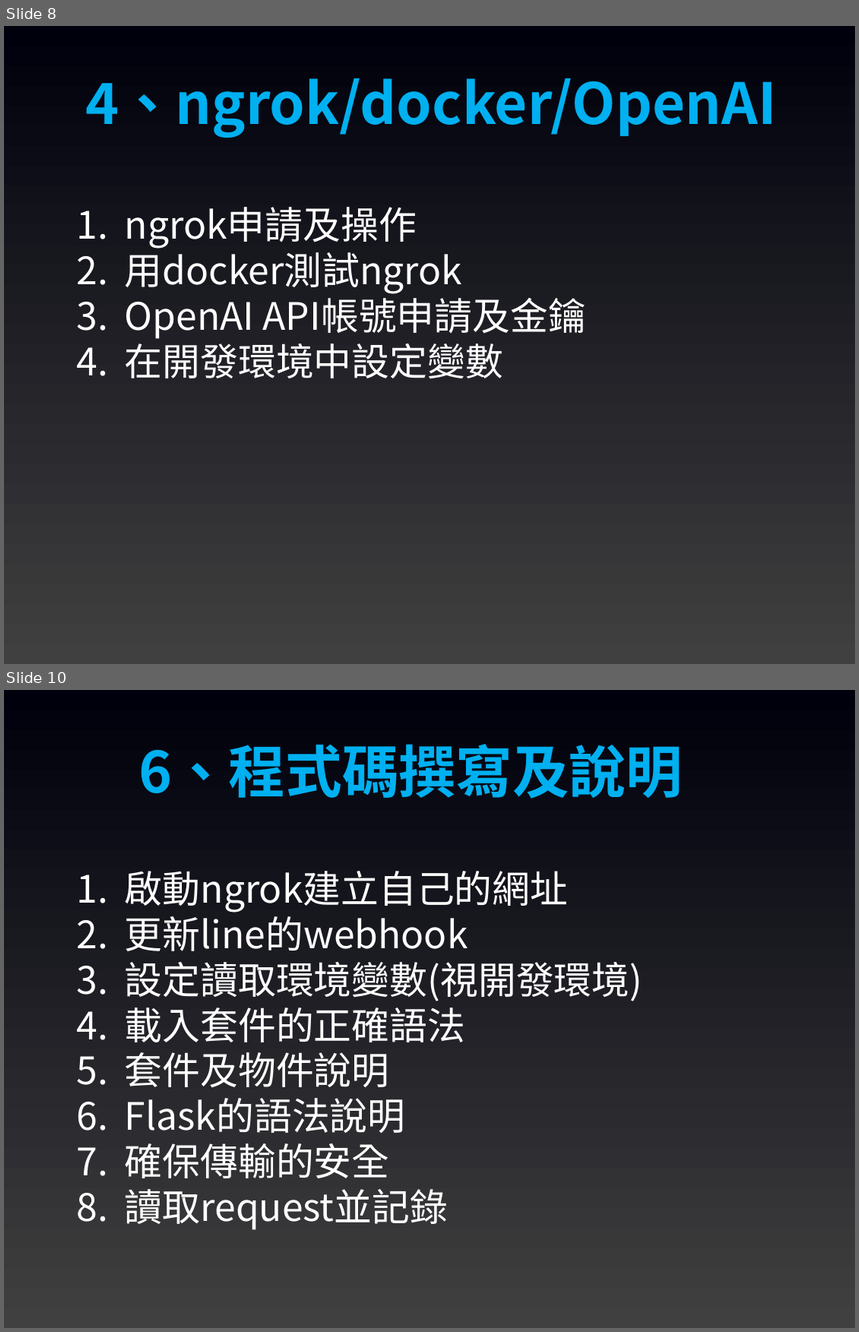
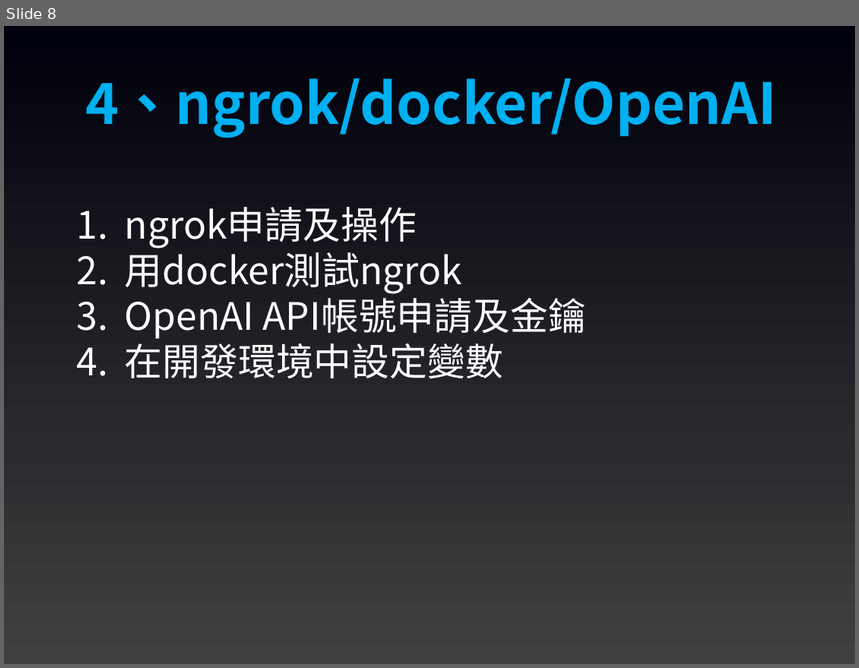
Before and after one commit to joshhu/sculinebot2024, a slide deck: Slides/課程大綱.pptx. Shown one above the other, each under a label of ours: slides 8 and 10 before the commit, slide 8 after it; the slides between them are not shown. The pictures are 859x1332 and 859x668 pixels, drawn with LibreOffice and Linux fonts; fonts in the diff are those of the drawing. Boxes give left, top, right and bottom in pixels: in the first picture for what was removed or moved away, otherwise in the second. Text is boxed around its words. In the diff, an @@ line names an element or a change of style, - is before the commit and + after.

Commit message:
20240528更新

```diff
--- a/Slides/課程大綱.pptx
+++ b/Slides/課程大綱.pptx
@@ slide 10 removed at (4,690,855,1328), background gradient #404040 to #00000C @@
@@ text removed at (139,744,683,799) @@
-6、程式碼撰寫及說明
@@ text removed at (125,871,643,1230) @@
-1. 啟動ngrok建立自己的網址
-2. 更新line的webhook
-3. 設定讀取環境變數(視開發環境)
-4. 載入套件的正確語法
-5. 套件及物件說明
-6. Flask的語法說明
-7. 確保傳輸的安全
-8. 讀取request並記錄
```
Also in this commit, not shown: 3 slides changed, 1 other slide removed, 12 other files.
